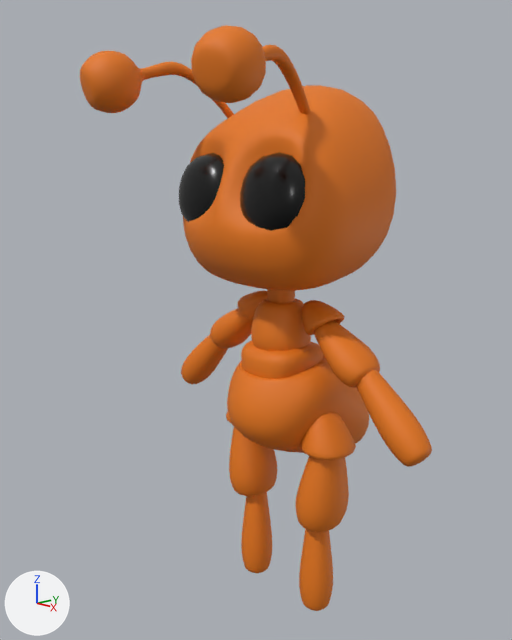
The Blender file generic-ant.blend, before and after one commit.
Before and after are seen from a camera (50 mm lens) standing at (4.97, -4.92, 4.54) and looking at (-0.13, -0.31, 2.97). Lighting does not change. The marker at lower left points along +X, +Y and +Z.
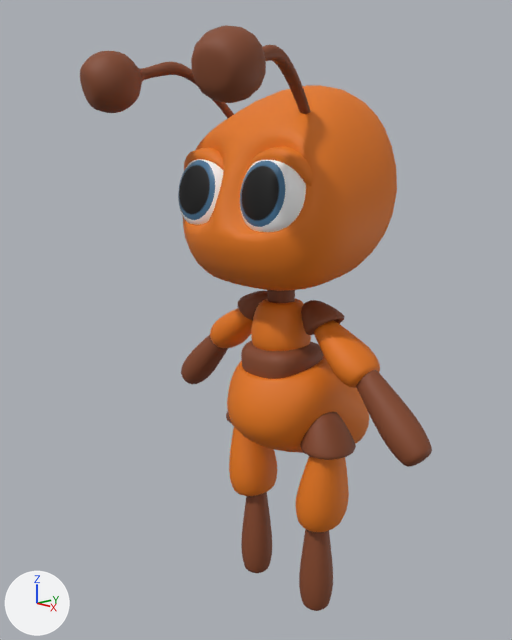
Commit message: Worked more on the ant model

Location of each change, [x1, y1, x2, y2] in pixels of the pictures (512 x 640 px; the box of a moved part takes in the faces that stretch with it):
'Cube.005', reshaped: before [183, 85, 396, 291]; after [182, 85, 397, 291]
'Antenee', recoloured (orange to brown): [80, 25, 311, 118] in both
'Cube.006', surface changed: [178, 152, 306, 232] in both
'Cube.010', recoloured (orange to brown): [181, 335, 432, 467] in both
'Cube.007', recoloured (orange to brown): [241, 492, 333, 611] in both
'Cube.002', recoloured (orange to brown): [241, 341, 323, 379] in both
'Cube.001', recoloured (orange to brown): [226, 411, 356, 460] in both
'UpperEyelids', added (orange): after [184, 146, 312, 186]
'Cube.008', recoloured: [238, 291, 344, 335] in both
'Cube.004', recoloured: [267, 289, 295, 303] in both
part 1 of me_cube_006, moved or reshaped: before [184, 194, 396, 291]; after [183, 193, 396, 291]
part 2 of me_cube_006, moved or reshaped: before [183, 137, 311, 238]; after [182, 138, 310, 243]
part 3 of me_cube_007, built on: before [179, 152, 305, 231]; after [178, 159, 306, 232]

Patch to the scene script:
```diff
--- a/generic-ant.blend.py
+++ b/generic-ant.blend.py
@@ mat_anteye @@
 mat_anteye = bpy.data.materials.new('AntEye')
-# nodes: BsdfPrincipled, OutputMaterial
-# colours: black #000000
+# nodes: BsdfPrincipled x3, MapRange, Math x4, MixShader x2, OutputMaterial, TexCoord, TexImage, Value
+# colours: white #ffffff, black #000000, blue #467498
+# uses the picture img_ant_eye_mask_png
@@ me_cube_002 @@
 me_cube_002.from_pydata(...)  # 20 vertices, 18 faces; spans x -0.854..-0.296, y -0.301..0.321, z 1.789..2.264
-me_cube_002.materials.append(mat_antbody)  # orange #e7780f
+me_cube_002.materials.append(mat_antbodydark)  # brown #854728
@@ me_cube_003 @@
 me_cube_003.from_pydata(...)  # 12 vertices, 8 faces; spans x -0.401..0.0, y -0.443..0.31, z 2.24..2.744
-me_cube_003.materials.append(mat_antbody)  # orange #e7780f
+me_cube_003.materials.append(mat_antbodydark)  # brown #854728
@@ me_cube_005 @@
 me_cube_005.from_pydata(...)  # 12 vertices, 8 faces; spans x -0.133..0.0, y -0.214..0.025, z 3.073..3.678
-me_cube_005.materials.append(mat_antbody)  # orange #e7780f
+me_cube_005.materials.append(mat_antbodydark)  # brown #854728
@@ me_cube_006 @@
 me_cube_006.from_pydata(...)  # 21 vertices, 16 faces; spans x -1.18..0.0, y -1.15..0.85, z 3.29..5.33
-me_cube_006.vertices[2].co = (-0.76, 0.58, 3.49)
-me_cube_006.vertices[4].co = (0.0, 0.58, 3.49)
-me_cube_006.vertices[6].co = (0.0, -0.74, 3.31)
-me_cube_006.vertices[11].co = (0.0, 0.85, 4.21)
-me_cube_006.vertices[19].co = (0.0, 0.0, 3.29)
-me_cube_006.vertices[15].co = (-0.12, -0.71, 3.98)
+# me_cube_006 part 1
+me_cube_006.vertices[2].co = (-0.76, 0.42, 3.56)
+me_cube_006.vertices[4].co = (0.0, 0.58, 3.34)
+me_cube_006.vertices[6].co = (0.0, -0.74, 3.23)
+me_cube_006.vertices[11].co = (0.0, 1.27, 4.21)
+me_cube_006.vertices[19].co = (0.0, 0.0, 3.4)
+# me_cube_006 part 2
+me_cube_006.vertices[15].co = (-0.11, -0.77, 3.59)
 me_cube_006.materials.append(mat_antbody)
@@ me_cube_007 @@
-me_cube_007.from_pydata(...)  # 12 vertices, 10 faces; spans x -0.89..-0.023, y -1.011..-0.365, z 3.708..4.622
+me_cube_007.from_pydata(...)  # 642 vertices, 640 faces; spans x -0.841..-0.071, y -0.963..-0.452, z 3.793..4.559
+# me_cube_007 part 3: 12 vertices removed from x -0.89..-0.023, y -1.011..-0.365, z 3.708..4.622; 642 vertices added at x -0.841..-0.071, y -0.963..-0.452, z 3.793..4.559
 me_cube_007.materials.append(mat_anteye)
@@ me_cube_008 @@
 me_cube_008.from_pydata(...)  # 40 vertices, 38 faces; spans x -1.15..-0.41, y -1.73..-0.15, z 4.88..5.69
-me_cube_008.materials.append(mat_antbody)  # orange #e7780f
+me_cube_008.materials.append(mat_antbodydark)  # brown #854728
@@ me_cube_009 @@
 me_cube_009.from_pydata(...)  # 20 vertices, 18 faces; spans x -0.67..-0.253, y -0.208..0.208, z -0.082..1.025
-me_cube_009.materials.append(mat_antbody)  # orange #e7780f
+me_cube_009.materials.append(mat_antbodydark)  # brown #854728
@@ me_cube_010 @@
 me_cube_010.from_pydata(...)  # 20 vertices, 18 faces; spans x -0.686..-0.17, y -0.224..0.243, z 2.903..3.307
-me_cube_010.materials.append(mat_antbody)  # orange #e7780f
+me_cube_010.materials.append(mat_antbodydark)  # brown #854728
@@ me_cube_012 @@
 me_cube_012.from_pydata(...)  # 20 vertices, 18 faces; spans x -1.762..-0.8, y -0.208..0.208, z 0.05..0.99
-me_cube_012.materials.append(mat_antbody)  # orange #e7780f
+me_cube_012.materials.append(mat_antbodydark)  # brown #854728
@@ ob_cube_006 @@
 _m = ob_cube_006.modifiers.new('Mirror', 'MIRROR')
 _m.use_mirror_merge = False
-_m = ob_cube_006.modifiers.new('Subdivision', 'SUBSURF')
-_m.levels = 3
@@ ob_uppereyelids @@
+ob_uppereyelids = bpy.data.objects.new('UpperEyelids', me_cube_013)  # 18 vertices, 16 faces; spans x -0.903..-0.089, y -0.298..0.478, z -0.146..0.519; in mat_antbody (orange #e7780f); modifiers SUBSURF, MIRROR
+ob_uppereyelids.location = (0.0, -0.47, 4.2)
```
